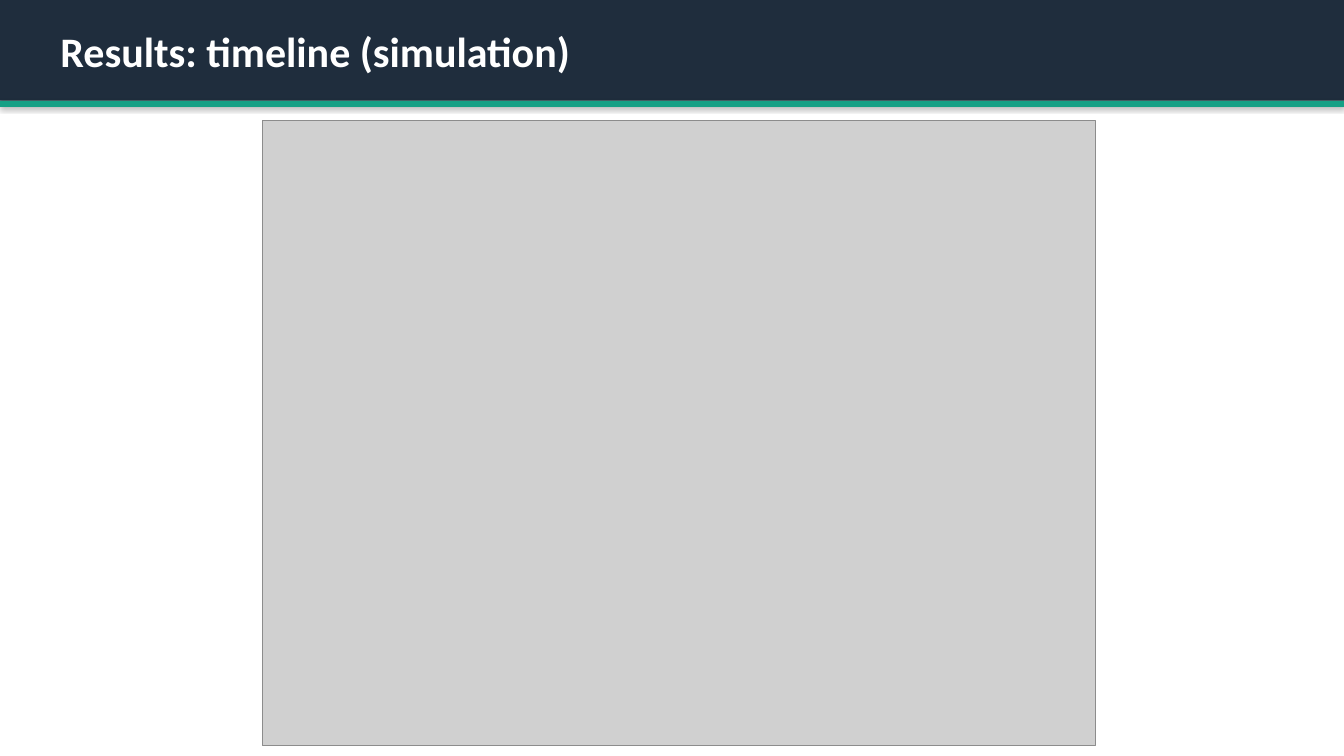
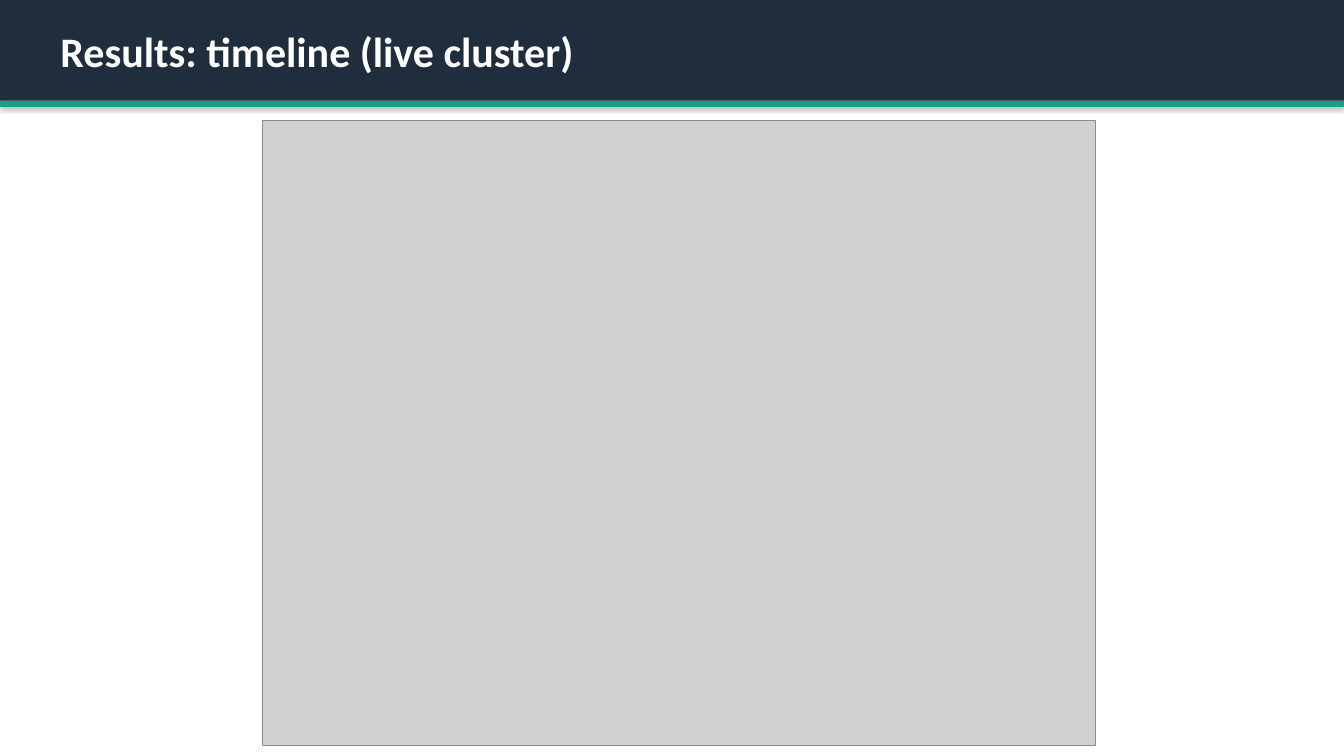
Before and after one commit to RishabhRaushan/predictive-autoscaling, a slide deck: slide 9 of docs/predictive-autoscaling.pptx. Drawn at 1344x756 pixels with LibreOffice and Linux fonts; fonts in the diff are those of the drawing; grey boxes stand for pictures. Boxes give left, top, right and bottom in pixels: in the first picture for what was removed or moved away, otherwise in the second. Text is boxed around its words. In the diff, an @@ line names an element or a change of style, - is before the commit and + after.

Commit message:
Predictive autoscaling lab with cluster results

```diff
--- a/docs/predictive-autoscaling.pptx
+++ b/docs/predictive-autoscaling.pptx
@@ text in rectangle at <box>60,36,574,73</box>: text changed @@
-Results: timeline (simulation)
+Results: timeline (live cluster)
```
Also in this commit, not shown: 2 other slides changed, 21 other files.
